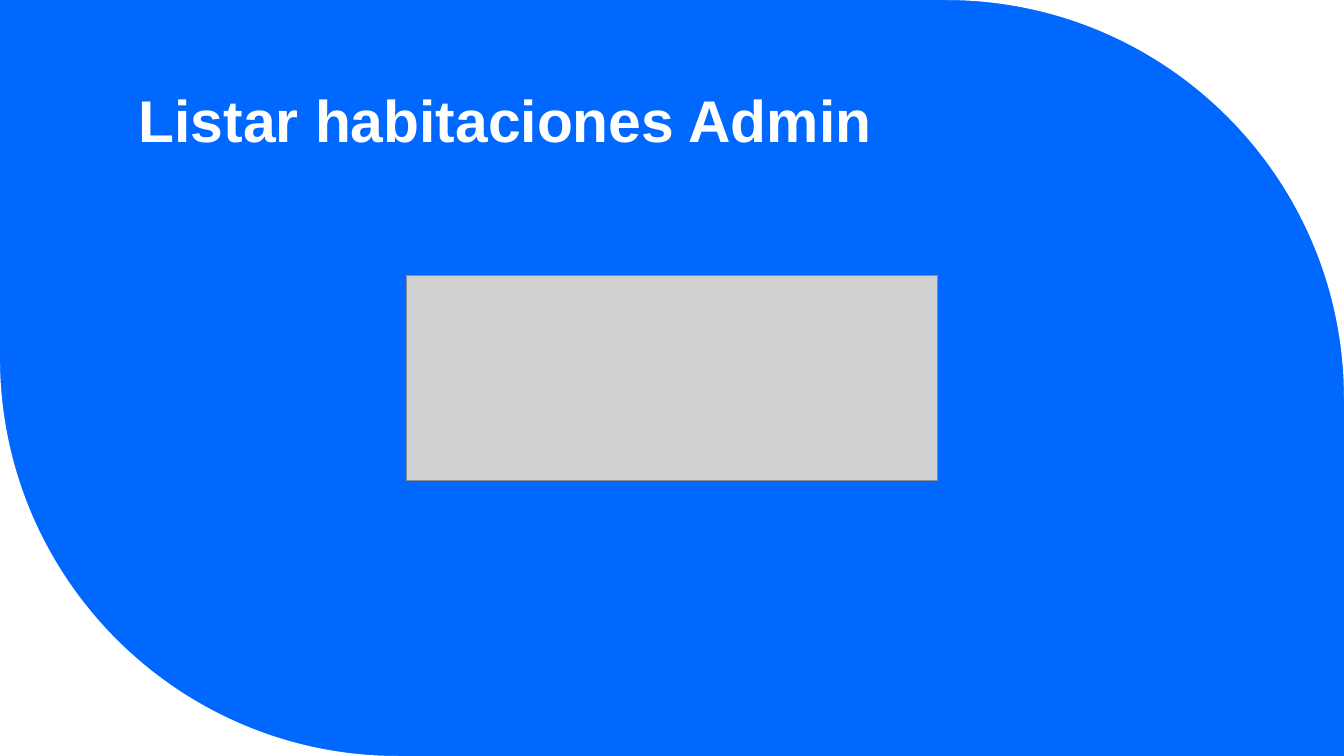
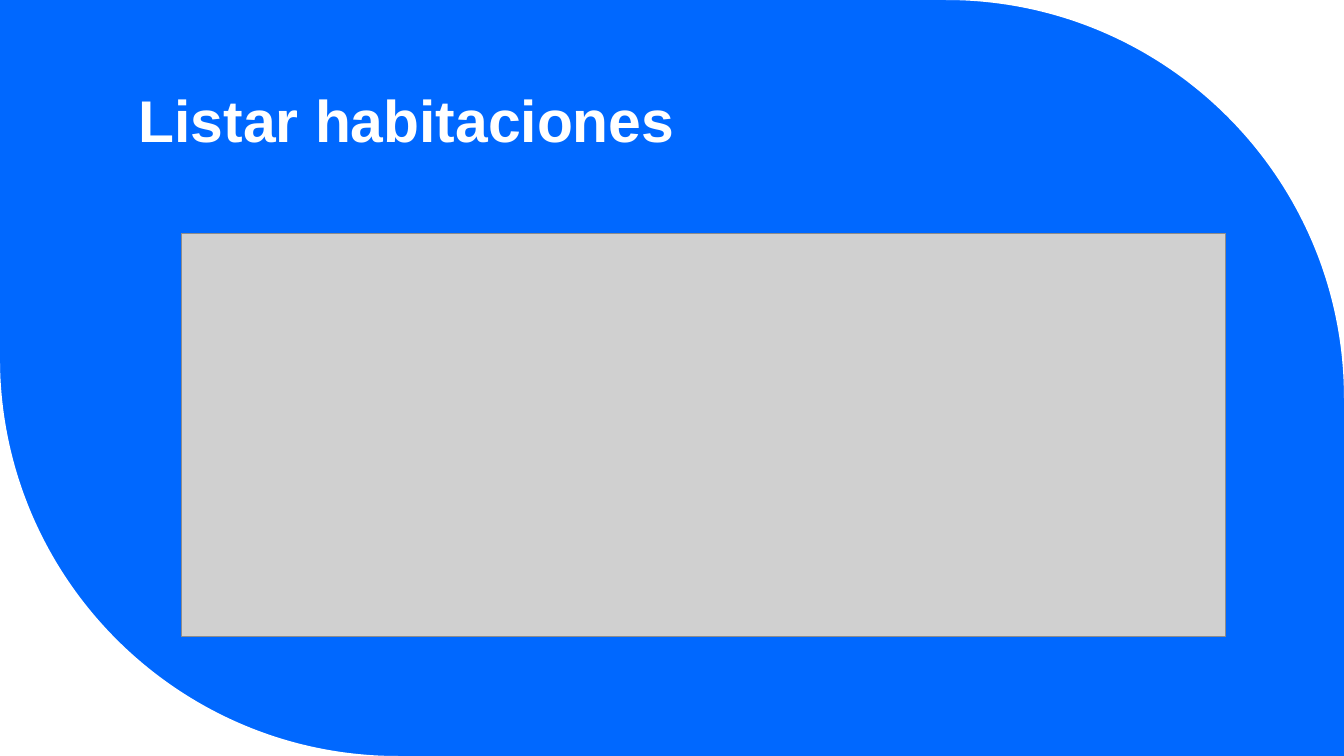
Before and after one commit to sleepyrazor/hotel-booking, a slide deck: slide 9 of Documentación/Book-IT-ing presentacion.pptx. Drawn at 1344x756 pixels with LibreOffice and Linux fonts; fonts in the diff are those of the drawing; grey boxes stand for pictures. Boxes give left, top, right and bottom in pixels: in the first picture for what was removed or moved away, otherwise in the second. Text is boxed around its words. In the diff, an @@ line names an element or a change of style, - is before the commit and + after.

```diff
--- a/Documentación/Book-IT-ing presentacion.pptx
+++ b/Documentación/Book-IT-ing presentacion.pptx
@@ title at (139, 99, 674, 143): text changed @@
-Listar habitaciones Admin
+Listar habitaciones
@@ picture: place and size @@
-picture at (406, 275, 938, 480)
+picture at (181, 234, 1226, 637)
```
Also in this commit, not shown: 7 other slides changed, 3 other files.
